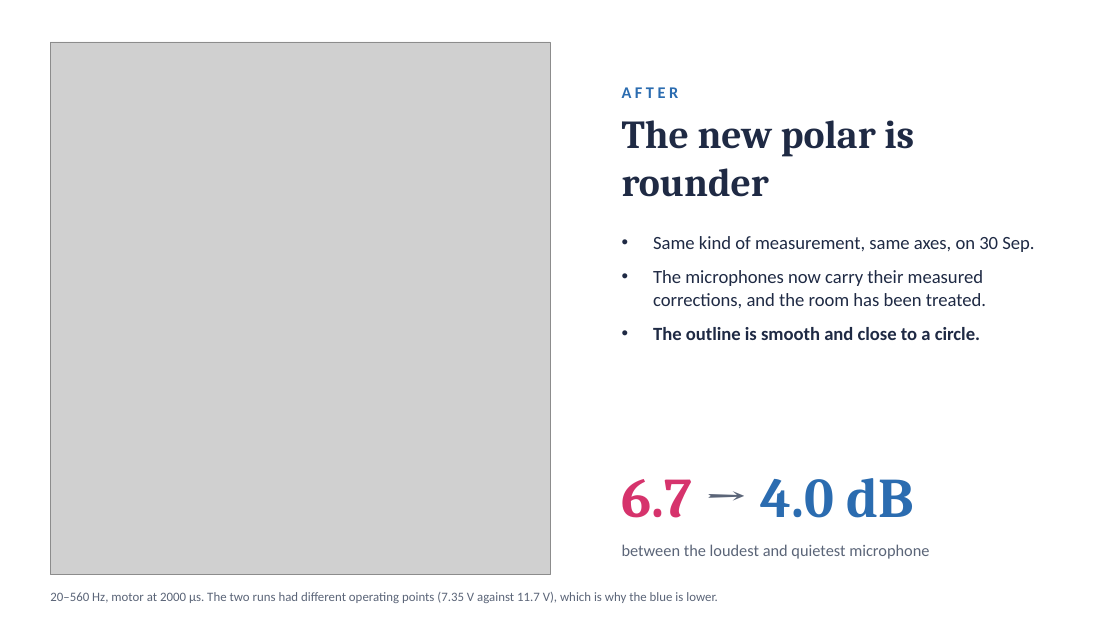
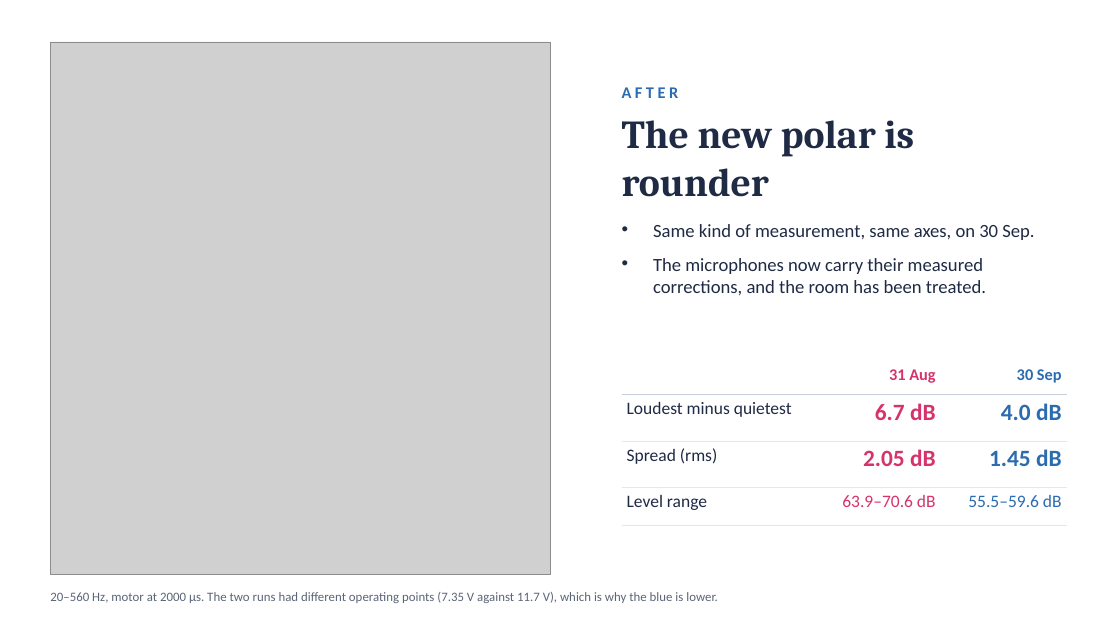
Before and after one commit to asdfgh0318/SoundVisualizer, a slide deck: slide 2 of docs/analysis/chamber-final-2026-10-01/slides/chamber-slides.pptx. Drawn at 1120x630 pixels with LibreOffice and Linux fonts; fonts in the diff are those of the drawing; grey boxes stand for pictures. Boxes give left, top, right and bottom in pixels: in the first picture for what was removed or moved away, otherwise in the second. Text is boxed around its words. In the diff, an @@ line names an element or a change of style, - is before the commit and + after.

```diff
--- a/docs/analysis/chamber-final-2026-10-01/slides/chamber-slides.pptx
+++ b/docs/analysis/chamber-final-2026-10-01/slides/chamber-slides.pptx
@@ text "Same kind of measurement, same ...": place and size @@
-text "Same kind of measurement, same ..." at (653, 236, 1034, 340)
+text "Same kind of measurement, same ..." at (653, 224, 1034, 295)
@@ text at (653, 327, 980, 340): paragraph removed @@
-• The outline is smooth and close to a circle.
@@ table added at (622, 361, 1067, 514), 4 rows, 3 columns @@
+ | 31 Aug | 30 Sep
+Loudest minus quietest | 6.7 dB | 4.0 dB
+Spread (rms) | 2.05 dB | 1.45 dB
+Level range | 63.9–70.6 dB | 55.5–59.6 dB
@@ text removed at (622, 478, 914, 518) @@
-6.7 → 4.0 dB
@@ text removed at (622, 544, 929, 559) @@
-between the loudest and quietest microphone
```
Also in this commit, not shown: 1 other file.
